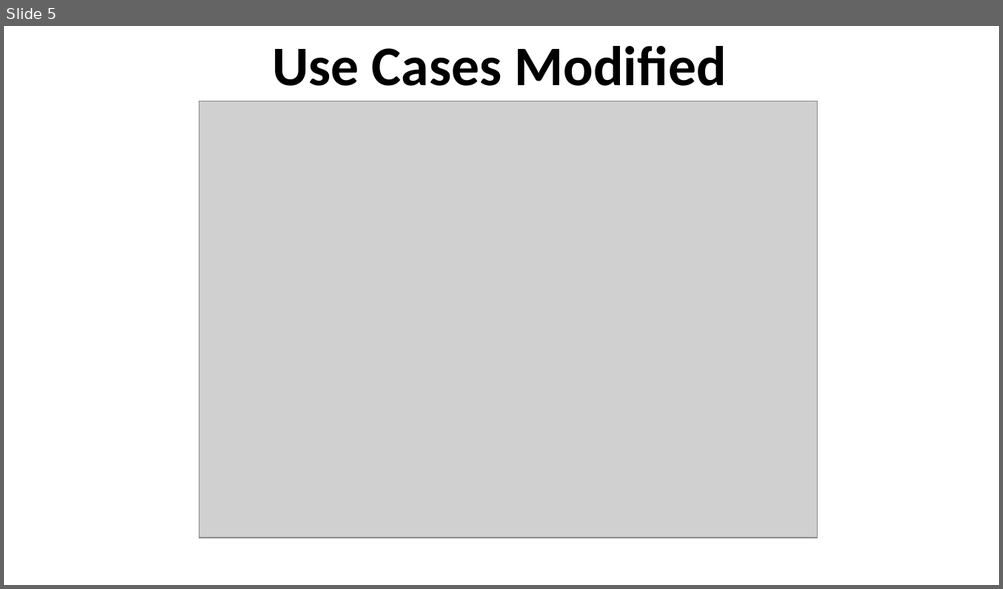
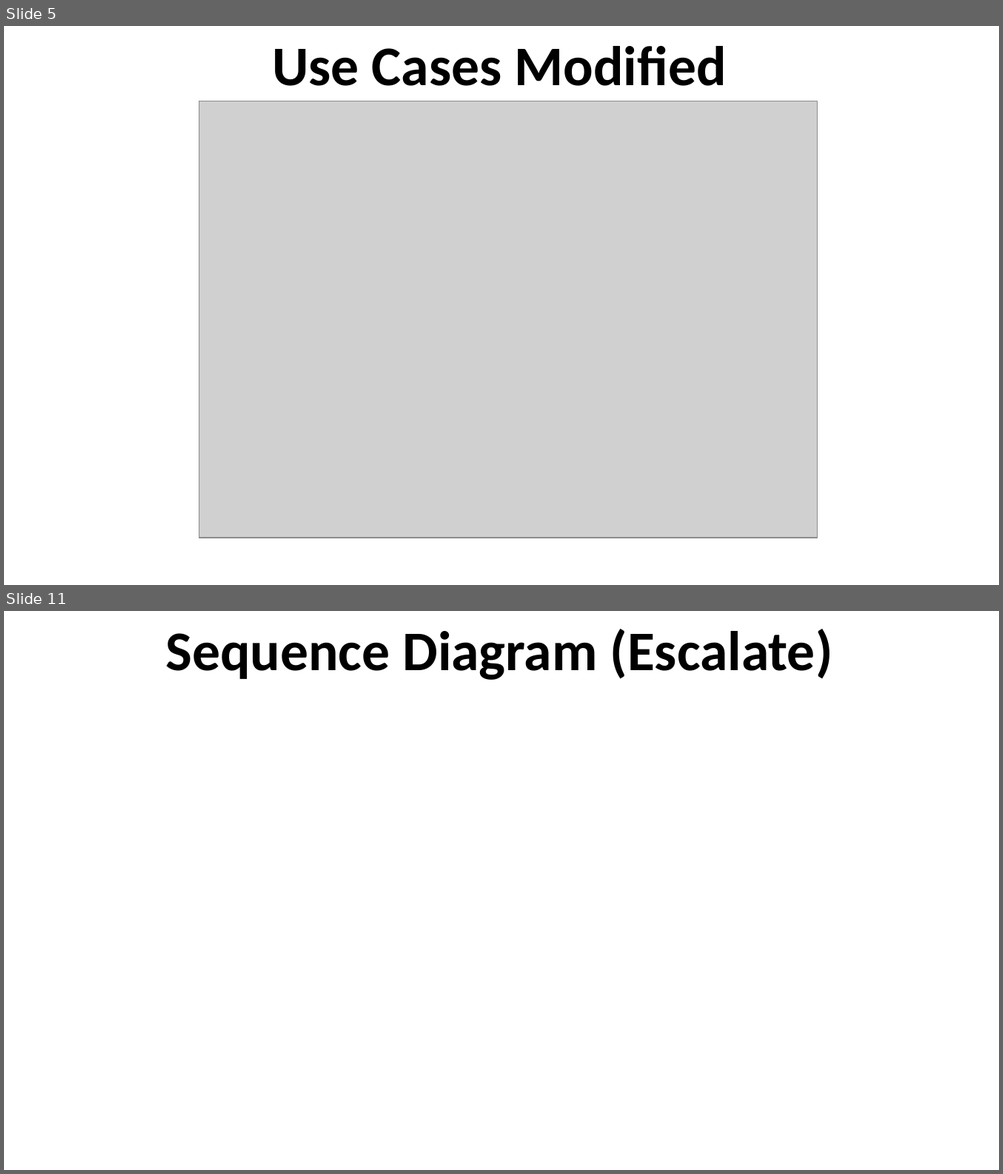
Before and after one commit to FIU-SCIS-Senior-Projects/Collaborative-Platform, a slide deck: Documents/Our Docs/Slides/Sprint2Presentation.pptx. Shown one above the other, each under a label of ours: slide 5 before the commit, slides 5 and 11 after it; the slides between them are not shown. The pictures are 1003x589 and 1003x1174 pixels, drawn with LibreOffice and Linux fonts; fonts in the diff are those of the drawing; grey boxes stand for pictures; background and template pictures are left out. Boxes give left, top, right and bottom in pixels: in the first picture for what was removed or moved away, otherwise in the second. Text is boxed around its words. In the diff, an @@ line names an element or a change of style, - is before the commit and + after.

Commit message:
Updated sequence diagrams

```diff
--- a/Documents/Our Docs/Slides/Sprint2Presentation.pptx
+++ b/Documents/Our Docs/Slides/Sprint2Presentation.pptx
@@ slide 11 added at box(4, 611, 999, 1170), background picture (left out) @@
@@ text added at box(165, 629, 833, 680), 54 pt, text #000000, bold @@
+Sequence Diagram (Escalate)
```
Also in this commit, not shown: 3 slides changed, 3 other slides added, 8 other files.
